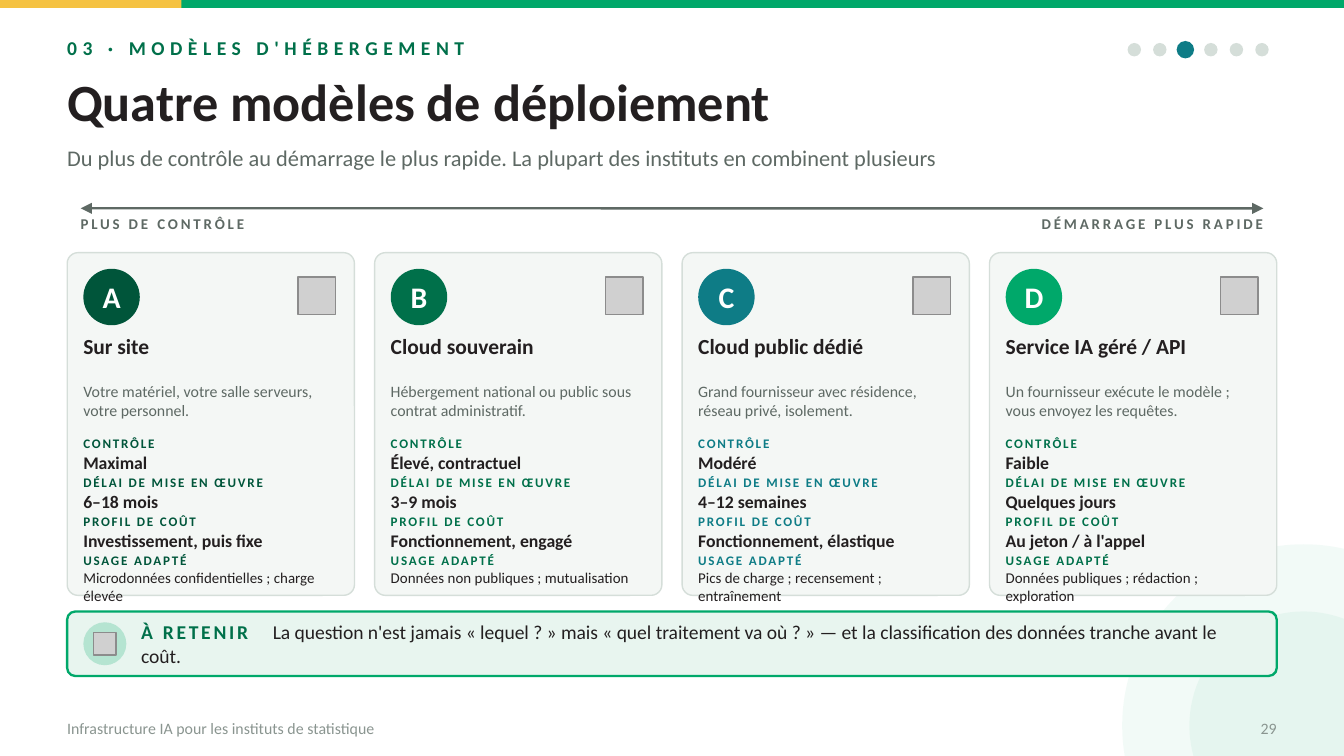
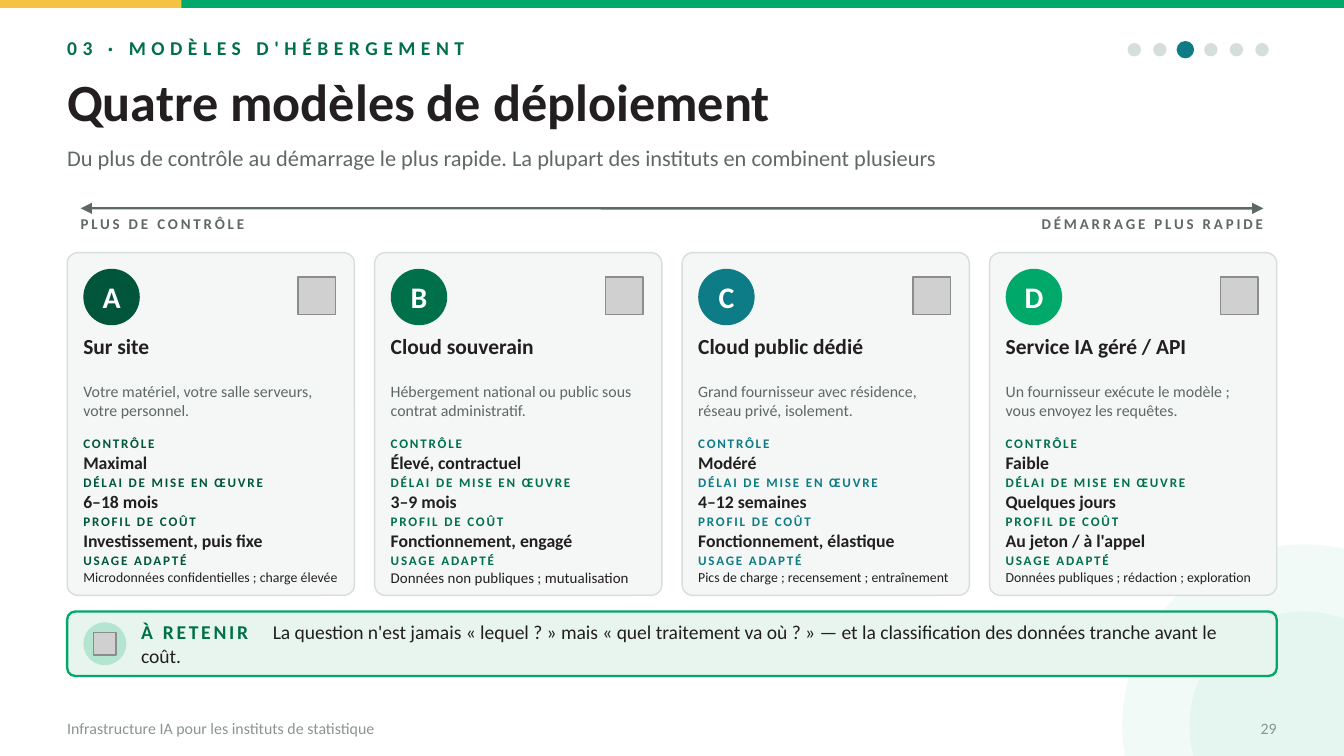
Before and after one commit to datainnov4africa-web/stg17-workshop, a slide deck: slide 29 of docs/downloads/Day1/1400_ai-infrastructure_FR.pptx. Drawn at 1344x756 pixels with LibreOffice and Linux fonts; fonts in the diff are those of the drawing; grey boxes stand for pictures. Boxes give left, top, right and bottom in pixels: in the first picture for what was removed or moved away, otherwise in the second. Text is boxed around its words. In the diff, an @@ line names an element or a change of style, - is before the commit and + after.

```diff
--- a/docs/downloads/Day1/1400_ai-infrastructure_FR.pptx
+++ b/docs/downloads/Day1/1400_ai-infrastructure_FR.pptx
@@ size 8 to 7.4 pt in 3 elements at <box>83,572,338,585</box>, <box>698,572,949,585</box>, <box>1006,572,1251,585</box> @@
```
Also in this commit, not shown: 7 other slides changed, 28 other files.
